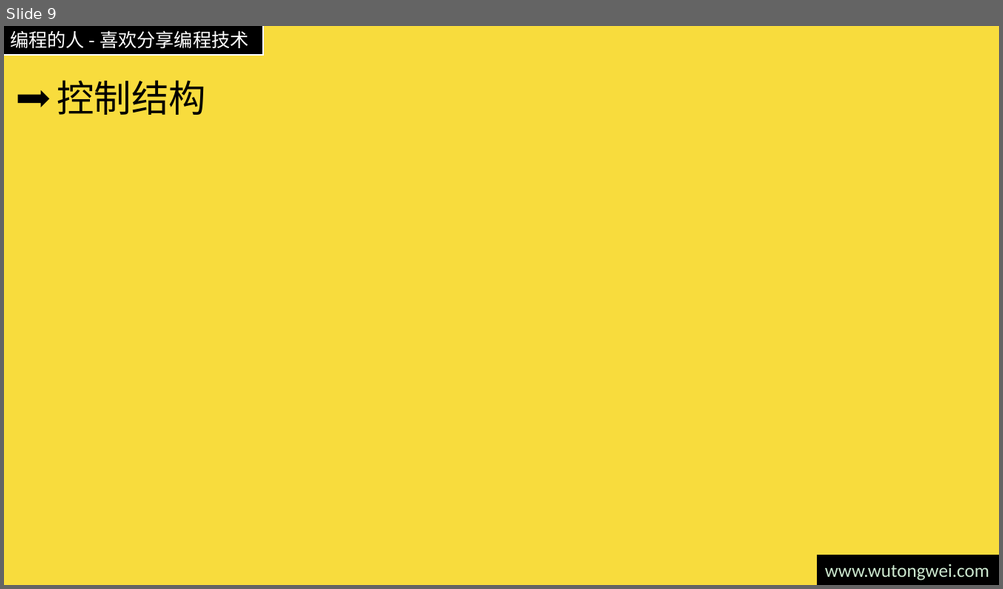
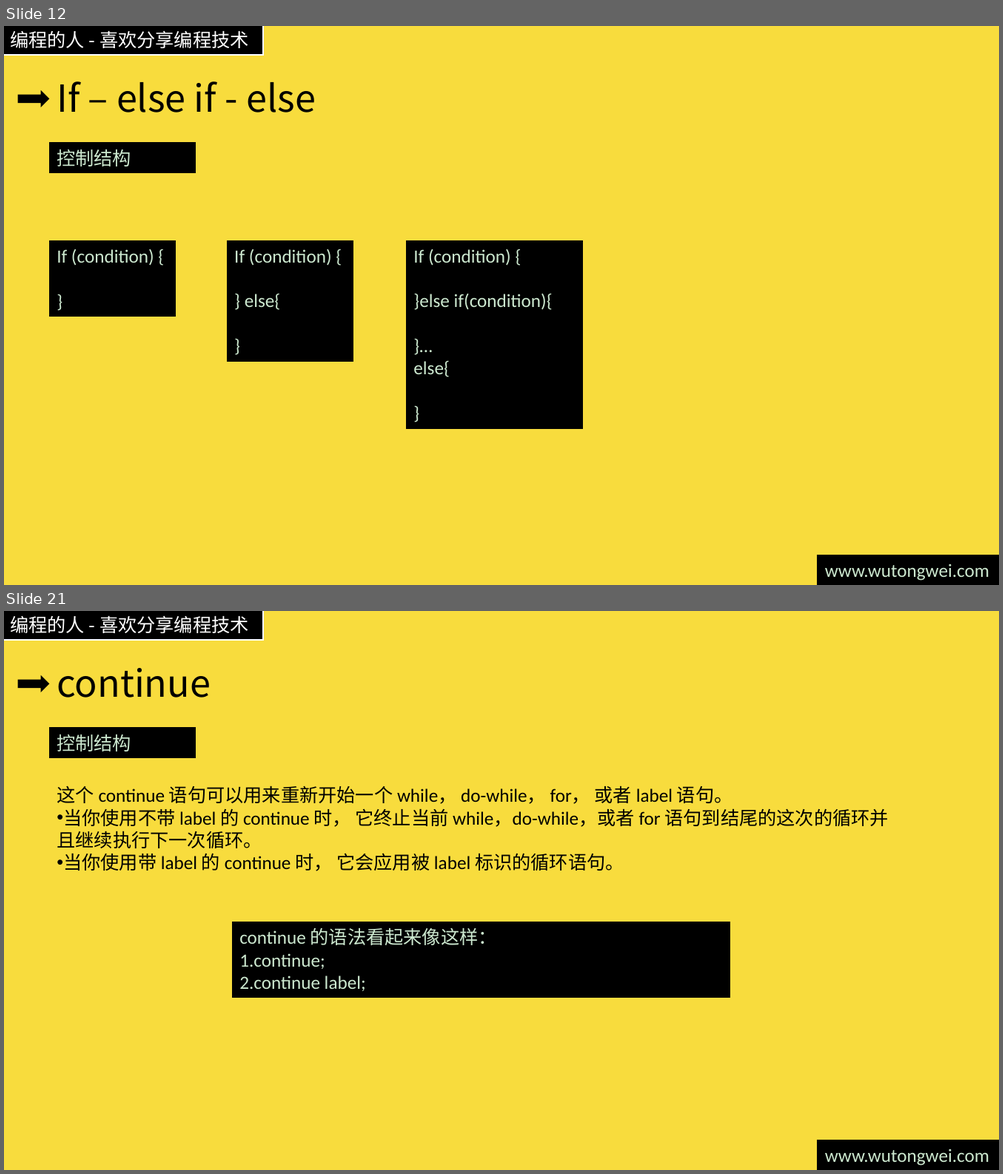
Before and after one commit to willculture/training, a slide deck: ppt/front-end/Javascript.pptx. Shown one above the other, each under a label of ours: slide 9 before the commit, slides 12 and 21 after it; the slides between them are not shown. The pictures are 1003x589 and 1003x1174 pixels, drawn with LibreOffice and Linux fonts; fonts in the diff are those of the drawing. Boxes give left, top, right and bottom in pixels: in the first picture for what was removed or moved away, otherwise in the second. Text is boxed around its words. In the diff, an @@ line names an element or a change of style, - is before the commit and + after.

```diff
--- a/ppt/front-end/Javascript.pptx
+++ b/ppt/front-end/Javascript.pptx
@@ slide 21 added at <box>4,611,999,1170</box>, background #F8DC3D; not listed: 3 template elements that a slide beside it also shows @@
@@ title added at <box>57,668,210,698</box>, 36 pt, text #000000 @@
+continue
@@ rectangle added at <box>50,728,196,758</box>, fill #000000, outline #000000 1 pt, 18 pt, text #CCE8CF @@
+控制结构
@@ text added at <box>57,786,888,871</box>, 18 pt, text #000000 @@
+这个 continue 语句可以用来重新开始一个 while， do-while， for， 或者 label 语句。
+• 当你使用不带 label 的 continue 时， 它终止当前 while，do-while，或者 for 语句到结尾的这次的循环并且继续执行下一次循环。
+• 当你使用带 label 的 continue 时， 它会应用被 label 标识的循环语句。
@@ rectangle added at <box>233,922,730,997</box>, fill #000000, outline #000000 1 pt, 18 pt, text #CCE8CF @@
+continue 的语法看起来像这样：
+1. continue;
+2. continue label;
@@ what was slide 9 is now slide 12 @@
@@ slide 12 changed as well @@
@@ title at <box>57,82,316,113</box>: text changed @@
-控制结构
+If – else if - else
@@ rectangle added at <box>50,143,196,173</box>, fill #000000, outline #000000 1 pt, 18 pt, text #CCE8CF @@
+控制结构
@@ rectangle added at <box>50,241,176,316</box>, fill #000000, outline #000000 1 pt, 18 pt, text #CCE8CF @@
+If (condition) {
+}
@@ rectangle added at <box>227,241,353,362</box>, fill #000000, outline #000000 1 pt, 18 pt, text #CCE8CF @@
+If (condition) {
+} else{
+}
@@ rectangle added at <box>406,241,582,429</box>, fill #000000, outline #000000 1 pt, 18 pt, text #CCE8CF @@
+If (condition) {
+}else if(condition){
+}…
+else{
+}
```
Also in this commit, not shown: 7 other slides changed, 27 other slides added, 5 slides removed, 2 other files.
